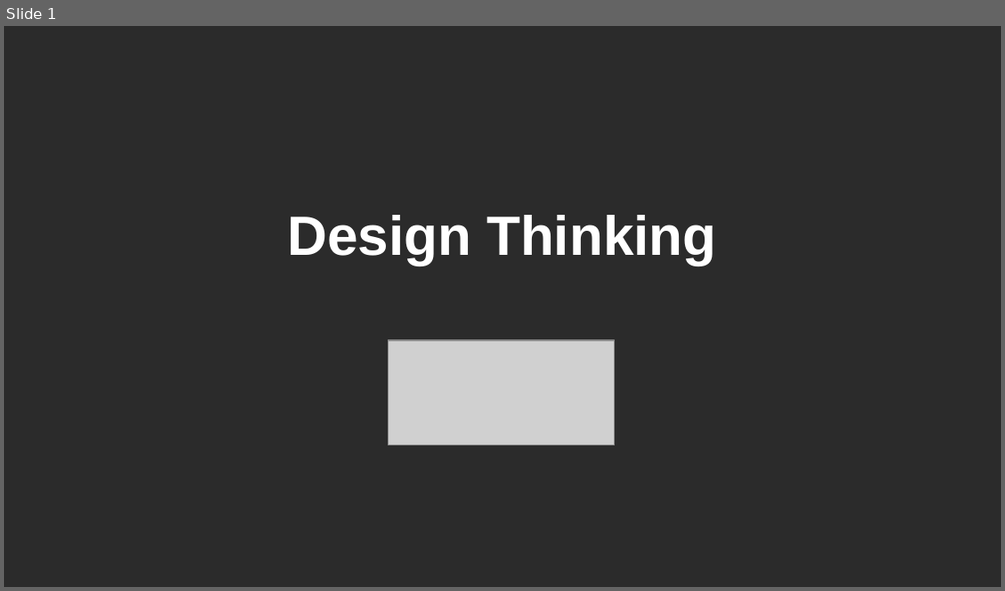
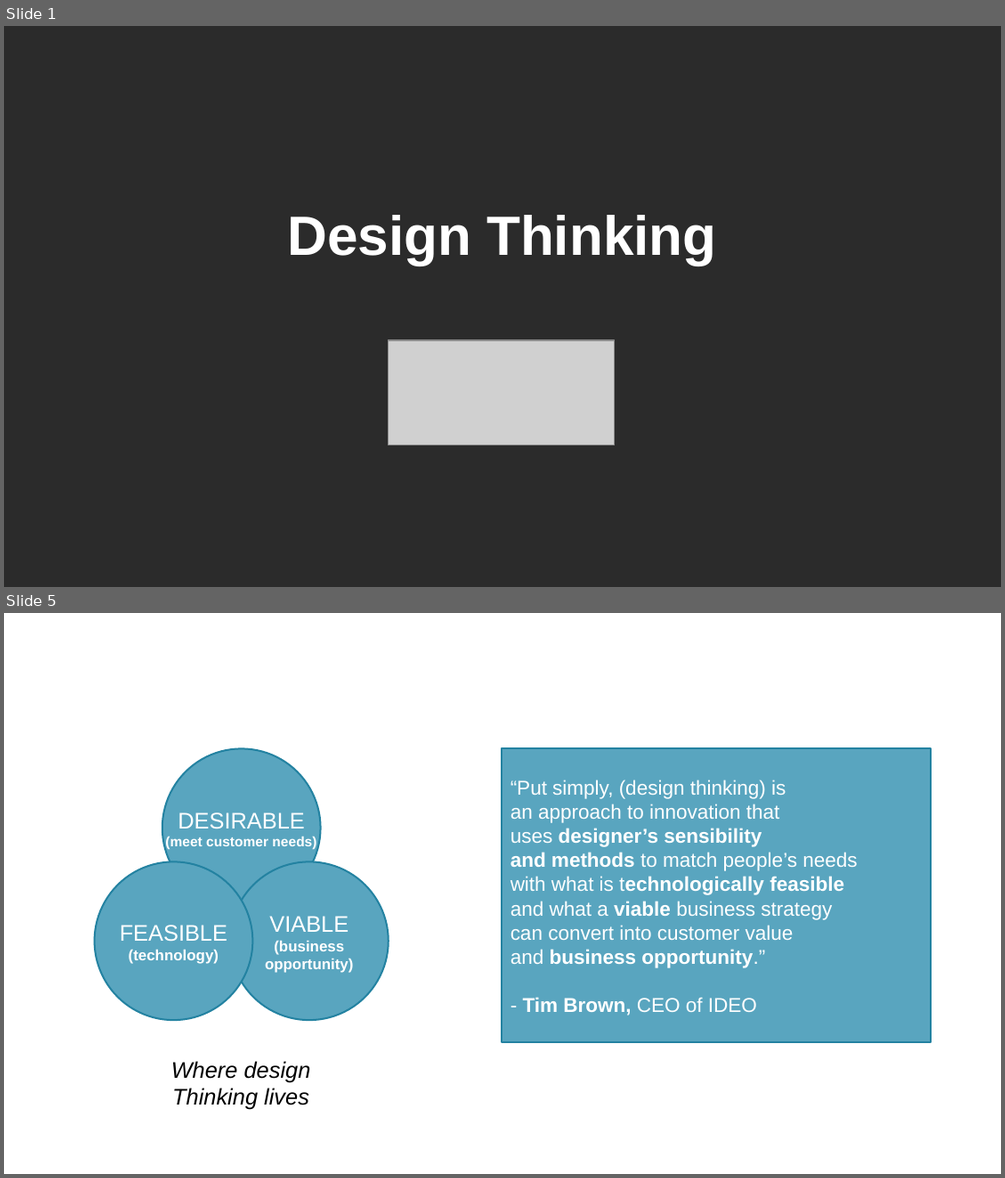
Before and after one commit to jejaksaid/course-flc, a slide deck: design thinking/slide.odp. Shown one above the other, each under a label of ours: slide 1 before the commit, slides 1 and 5 after it; the slides between them are not shown. The pictures are 1005x591 and 1005x1178 pixels, drawn with LibreOffice and Linux fonts; fonts in the diff are those of the drawing; grey boxes stand for pictures; background and template pictures are left out; a plain dark background stands for a picture behind light text. Boxes give left, top, right and bottom in pixels: in the first picture for what was removed or moved away, otherwise in the second. Text is boxed around its words. In the diff, an @@ line names an element or a change of style, - is before the commit and + after.

```diff
--- a/design thinking/slide.odp
+++ b/design thinking/slide.odp
@@ slide 5 added at <box>4,613,1001,1174</box>, background picture (left out) @@
@@ ellipse added at <box>162,748,321,907</box>, fill #59A5BF, outline #2382A1 1.42 pt, 11 pt, text #FFFFFF, bold @@
+DESIRABLE
+(meet customer needs)
@@ rectangle added at <box>502,748,931,1043</box>, fill #59A5BF, outline #2382A1 1.42 pt, 16 pt, text #FFFFFF @@
+“Put simply, (design thinking) is
+an approach to innovation that
+uses designer’s sensibility
+and methods to match people’s needs
+with what is technologically feasible
+and what a viable business strategy
+can convert into customer value
+and business opportunity.”
+- Tim Brown, CEO of IDEO
@@ ellipse added at <box>95,861,252,1020</box>, fill #59A5BF, outline #2382A1 1.42 pt, 12 pt, text #FFFFFF, bold @@
+FEASIBLE
+(technology)
@@ ellipse added at <box>230,861,388,1020</box>, fill #59A5BF, outline #2382A1 1.42 pt, 12 pt, text #FFFFFF, bold @@
+VIABLE
+(business
+opportunity)
@@ text added at <box>171,1061,311,1110</box>, 18 pt, text #000000, italic @@
+Where design
+Thinking lives
```
Also in this commit, not shown: 23 other slides added, 8 slides removed, 24 other files.
